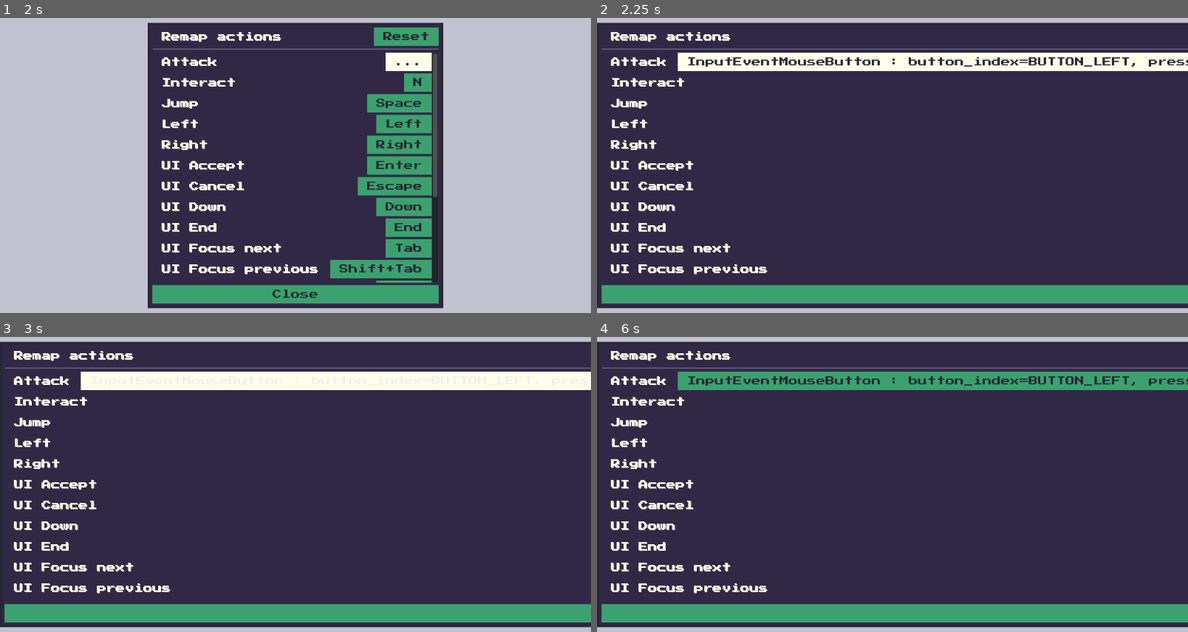
Above: before the commit, frames 1-4 (two rows, left to right).
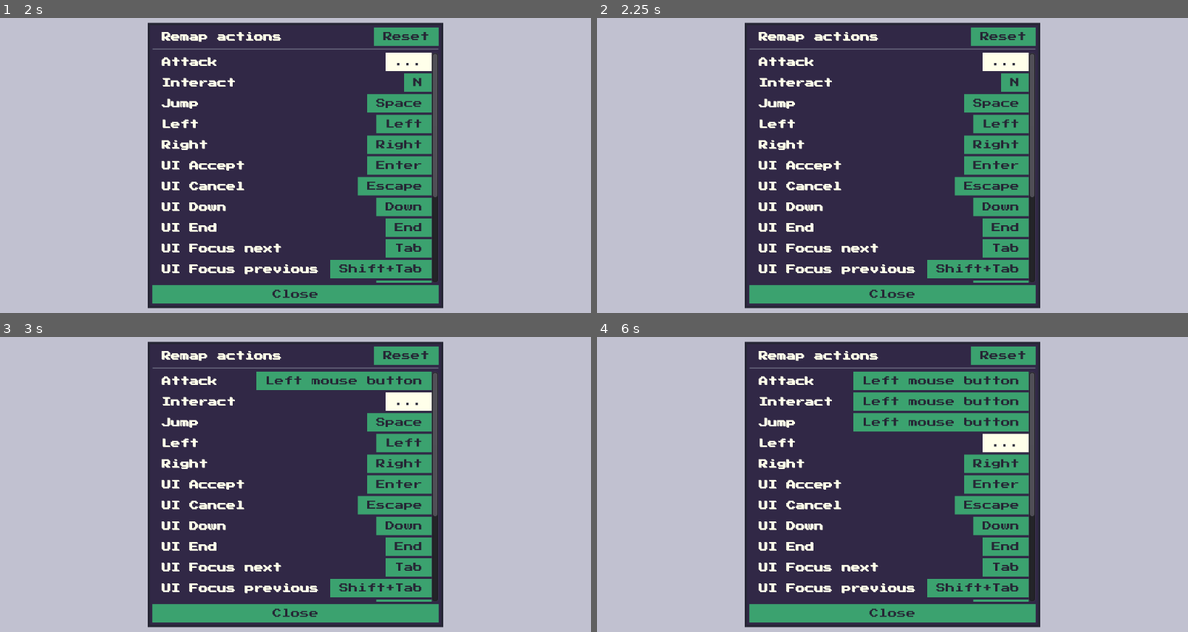
Above: after the commit, the same moments.

Repository: dardanbujupaj/rainbow-crystal
Game: Godot game, scene res://scenes/key_remapping/KeyRemapping.tscn
Two runs of this game, one before a commit and one after it. Both use one fixed random seed, a clock stepped at 60 frames per second and the inputs below. This scene is started directly instead of the project's main scene.
Inputs (mouse positions are in pixels of both pictures, inside the frame that each line leads up to):
- Up to frame 1 (2 s): click "Reset" at 0.5 s; click "M" at 1.25 s
- Up to frame 2 (2.25 s): click "..." at 2 s
- Up to frame 3 (3 s): click (419, 401) at 2.75 s, where only the run after the commit has a clickable "N"
- Up to frame 4 (6 s): click (939, 381) at 3.5 s, where only the run after the commit has a clickable "Left mouse button"; click (1016, 401) at 4.25 s, where only the run before the commit has a clickable "N"; click (998, 422) at 5 s, where only the run after the commit has a clickable "Space"; click (998, 443) at 5.75 s, where only the run after the commit has a clickable "Left"

Frame 1 is identical in both runs. In frame 2, 61% of the frame differs, in the area x 0-100%, y 1-99%; in frame 3, 61%; in frame 4, 62%.

Commit message:
Cleanup Action Remapping.
Add translations for Joypad-Buttons/Axis and Mouse Buttons.

Diff:
--- a/audio/MusicEngine.gd
+++ b/audio/MusicEngine.gd
@@ -42,6 +42,7 @@
 	tween = Tween.new()
 	add_child(tween)
 
+
 # Play next song, fade volumes between songs
 func play_song(song_name: String, transition: float = 3.0):
 	tween.stop_all()
--- a/localization/localization.csv
+++ b/localization/localization.csv
@@ -37,3 +37,45 @@
 ui_up,UI Up,UI Nach oben
 REMAP_ACTIONS,Remap actions,Tastaturbelegung ändern
 RESET,Reset,Zurücksetzen
+NOT_AVAILABLE,N/A,k.A.
+Joypad Axis 0-,Left Stick Left,Linker Stick links
+Joypad Axis 0+,Left Stick Right,Linker Stick rechts
+Joypad Axis 1-,Left Stick Up,Linker Stick oben
+Joypad Axis 1+,Left Stick Down,Linker Stick unten
+Joypad Axis 2-,Right Stick Left,Rechter Stick links
+Joypad Axis 2+,Right Stick Right,Rechter Stick rechts
+Joypad Axis 3-,Right Stick Up,Rechter Stick oben
+Joypad Axis 3+,Right Stick Down,Rechter Stick unten
+Joypad Axis 4-,,
+Joypad Axis 4+,,
+Joypad Axis 5-,,
+Joypad Axis 5+,,
+Joypad Axis 6-,,
+Joypad Axis 6+,L2,L2
+Joypad Axis 7-,,
+Joypad Axis 7+,R2,R2
+BUTTON_LEFT,Left mouse button,Linke Maustaste
+BUTTON_RIGHT,Right mouse button,Rechte Maustaste
+BUTTON_MIDDLE,Middle mouse button,Mittlere Maustaste
+BUTTON_XBUTTON1,Extra mouse button 1,Extra Maustaste 1
+BUTTON_XBUTTON2,Extra mouse button 2,Extra Maustaste 2
+BUTTON_WHEEL_UP,Mouse wheel up,Mausrad nach oben
+BUTTON_WHEEL_DOWN,Mouse wheel down,Mausrad nach unter
+BUTTON_WHEEL_LEFT,Mouse wheel left, Mausrad nach links
+BUTTON_WHEEL_RIGHT,Mouse wheel right, Mausrad nach rechts
+Joypad Button 0,PS Cross/Xbox A/Nintendo B,
+Joypad Button 1,PS Circle/Xbox B/Nintendo A,
+Joypad Button 2,PS Square/Xbox X/Nintendo Y,
+Joypad Button 3,PS Triangle/Xbox Y/Nintendo X,
+Joypad Button 4,L/L1,
+Joypad Button 5,R/R1,
+Joypad Button 6,L2,
+Joypad Button 7,R2,
+Joypad Button 8,L3,
+Joypad Button 9,R3,
+Joypad Button 10,Select/PS Share/Nintendo -,
+Joypad Button 11,Start/PS Options/Nintendo +,
+Joypad Button 12,D-Pad Up,D-Pad oben
+Joypad Button 13,D-Pad Down,D-Pad unten
+Joypad Button 14,D-Pad Left,D-Pad links
+Joypad Button 15,D-Pad Right,D-Pad rechts
--- a/project.godot
+++ b/project.godot
@@ -46,7 +46,7 @@
 
 [editor_plugins]
 
-enabled=PoolStringArray( "res://addons/aseprite_importer/plugin.cfg" )
+enabled=PoolStringArray(  )
 
 [importer_defaults]
 
--- a/scenes/key_remapping/ActionListItem.gd
+++ b/scenes/key_remapping/ActionListItem.gd
@@ -1,49 +1,99 @@
 extends HBoxContainer
 
+# this signal is emitted when an event is pressed which can be mapped to an action
 signal action_input
 
+# action to represent for this list-item
 var action: String
 
+const MouseButtons = {
+	1: "BUTTON_LEFT", # Left mouse button.
+	2: "BUTTON_RIGHT", # Right mouse button.
+	3: "BUTTON_MIDDLE", # Middle mouse button.
+	8: "BUTTON_XBUTTON1", # Extra mouse button 1 (only present on some mice).
+	9: "BUTTON_XBUTTON2", # Extra mouse button 2 (only present on some mice).
+	4: "BUTTON_WHEEL_UP", # Mouse wheel up.
+	5: "BUTTON_WHEEL_DOWN", # Mouse wheel down.
+	6: "BUTTON_WHEEL_LEFT", # Mouse wheel left button (only present on some mice).
+	7: "BUTTON_WHEEL_RIGHT"
+}
 
+
+# Called when the node enters the scene tree for the first time.
+func _ready():
+	$ActionLabel.text = action
+	update_button()
+
+
+# called everytime any input is registered
 func _input(event: InputEvent):
-
+	# check if input can be mapped to action
 	if can_map_event(event):
+		# if so emit the action input signal wich will be catched by yield in "remap_event"
 		emit_signal("action_input", event)
 
 
+# Check if event is mappable
+# (e.g. an actual keypress, joypad input or mouse click)
 func can_map_event(event: InputEvent):
 	# some events can't be mapped to actions
 	if not event.is_action_type():
 		return false
+
 	# wait for button release (this allows for key modifiers)
 	if event.is_pressed():
 		return false
+
+	# threshold for JoyPad-Axis
 	if event is InputEventJoypadMotion:
 		return abs((event as InputEventJoypadMotion).axis_value) > 0.3
 
 	return true
 
-# Called when the node enters the scene tree for the first time.
-func _ready():
-	$Label.text = action
-	update_button()
+
+# update the button text in this list-item
+func update_button():
+	if len(InputMap.get_action_list(action)) > 0:
+		$Event.text = input_to_text(InputMap.get_action_list(action)[0])
+	else:
+		$Event.text = "NOT_AVAILABLE"
+
+
+func input_to_text(input: InputEvent) -> String:
+	if input is InputEventMouseButton:
+		return MouseButtons[input.button_index]
+
+	if input is InputEventJoypadButton:
+		return "Joypad Button %d" % input.button_index
+
+	if input is InputEventJoypadMotion:
+		return "Joypad Axis %d%s" % [input.axis, "+" if input.axis_value > 0 else "-"]
+
+	return input.as_text()
 
 
 
-func update_button():
-	if len(InputMap.get_action_list(action)) > 0:
-		$Button.text = (InputMap.get_action_list(action)[0] as InputEvent).as_text()
-	else:
-		$Button.text = "..."
+# Procedure to change the event for this action
+func remap_event():
+	# show the user that we're waiting for input
+	$Event.text = "..."
 
-func change_event():
-	$Button.text = "..."
+	# wait for an appropriate input to happen
 	var event = yield(self, "action_input")
+
+	# remove existing actions
 	InputMap.action_erase_events(action)
+
+	# add the new action
 	InputMap.action_add_event(action, event)
+
+	# update the text in the button
 	update_button()
-	get_tree().set_input_as_handled()
+
+	# make sure the input won't be handled any further
+	if not event is InputEventMouseButton:
+		get_tree().set_input_as_handled()
 
 
-func _on_Button_pressed():
-	change_event()
+func _on_Event_pressed():
+	remap_event()
--- a/scenes/key_remapping/ActionListItem.tscn
+++ b/scenes/key_remapping/ActionListItem.tscn
@@ -10,18 +10,17 @@
 "_edit_use_anchors_": false
 }
 
-[node name="Label" type="Label" parent="."]
+[node name="ActionLabel" type="Label" parent="."]
 margin_top = 293.0
 margin_right = 1008.0
 margin_bottom = 307.0
 size_flags_horizontal = 3
 
-[node name="Button" type="Button" parent="."]
+[node name="Event" type="Button" parent="."]
 margin_left = 1012.0
 margin_right = 1024.0
 margin_bottom = 600.0
 __meta__ = {
 "_edit_use_anchors_": false
 }
-
-[connection signal="pressed" from="Button" to="." method="_on_Button_pressed"]
+[connection signal="pressed" from="Event" to="." method="_on_Event_pressed"]
--- a/scenes/key_remapping/KeyRemapping.gd
+++ b/scenes/key_remapping/KeyRemapping.gd
@@ -9,8 +9,10 @@
 	init_action_list()
 
 
+# Read all actions from the Input map and create a list item for each
 func init_action_list():
 	var actions = InputMap.get_actions()
+	# sort by action name
 	actions.sort()
 
 	for action in actions:
@@ -19,8 +21,11 @@
 		action_list.add_child(item)
 
 
-func _on_Button_pressed():
+# Set all Actions to default mapping (from project settings)
+func _on_Reset_pressed() -> void:
 	InputMap.load_from_globals()
+
+	# update all buttons
 	for list_item in action_list.get_children():
 		list_item.update_button()
 
--- a/scenes/key_remapping/KeyRemapping.tscn
+++ b/scenes/key_remapping/KeyRemapping.tscn
@@ -35,7 +35,7 @@
 size_flags_horizontal = 3
 text = "REMAP_ACTIONS"
 
-[node name="Button" type="Button" parent="PanelContainer/VBoxContainer2/Title"]
+[node name="Reset" type="Button" parent="PanelContainer/VBoxContainer2/Title"]
 margin_left = 272.0
 margin_right = 384.0
 margin_bottom = 32.0
@@ -65,6 +65,5 @@
 margin_right = 384.0
 margin_bottom = 480.0
 text = "CLOSE"
-
-[connection signal="pressed" from="PanelContainer/VBoxContainer2/Title/Button" to="." method="_on_Button_pressed"]
+[connection signal="pressed" from="PanelContainer/VBoxContainer2/Title/Reset" to="." method="_on_Reset_pressed"]
 [connection signal="pressed" from="PanelContainer/VBoxContainer2/Close" to="." method="_on_Close_pressed"]
--- a/scenes/title_screen/TitleScreen.tscn
+++ b/scenes/title_screen/TitleScreen.tscn
@@ -32,5 +32,4 @@
 margin_right = 96.0
 margin_bottom = 36.0
 text = "QUIT"
-
 [connection signal="pressed" from="PanelContainer/VBoxContainer/Button" to="." method="_on_Button_pressed"]
